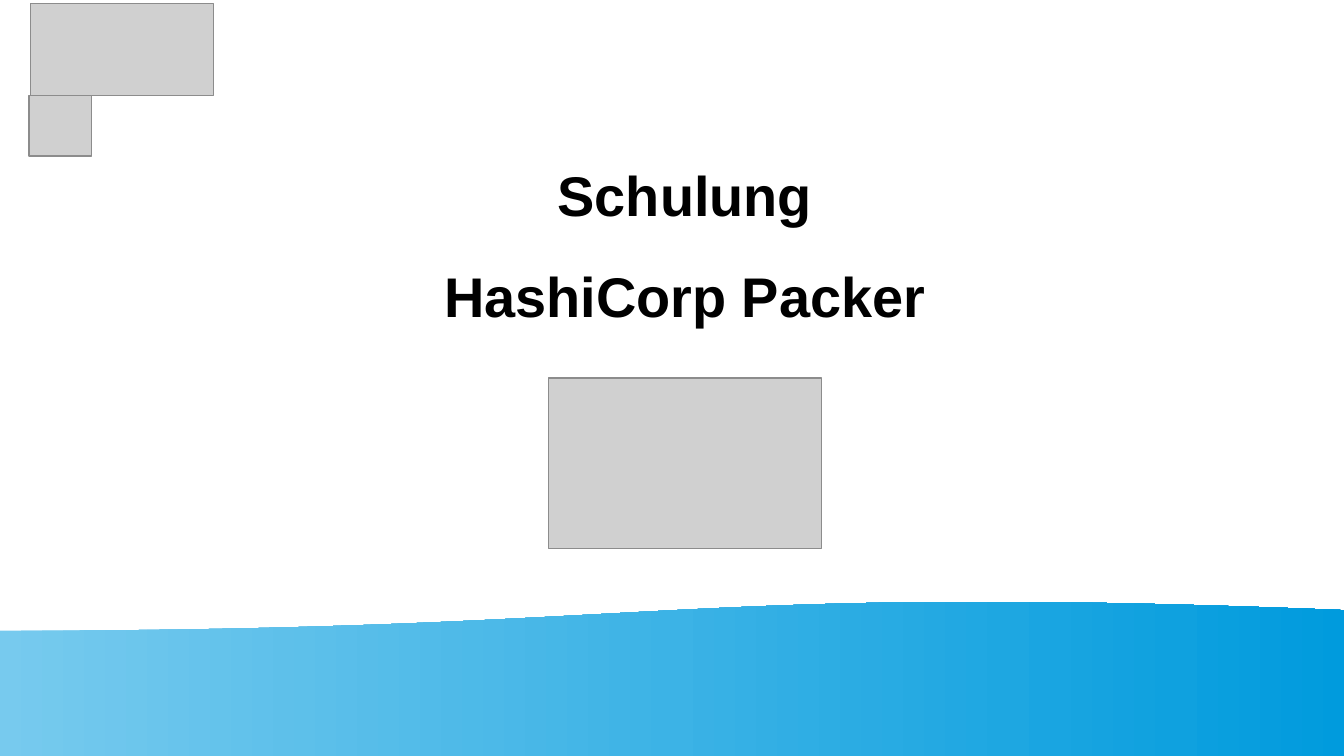
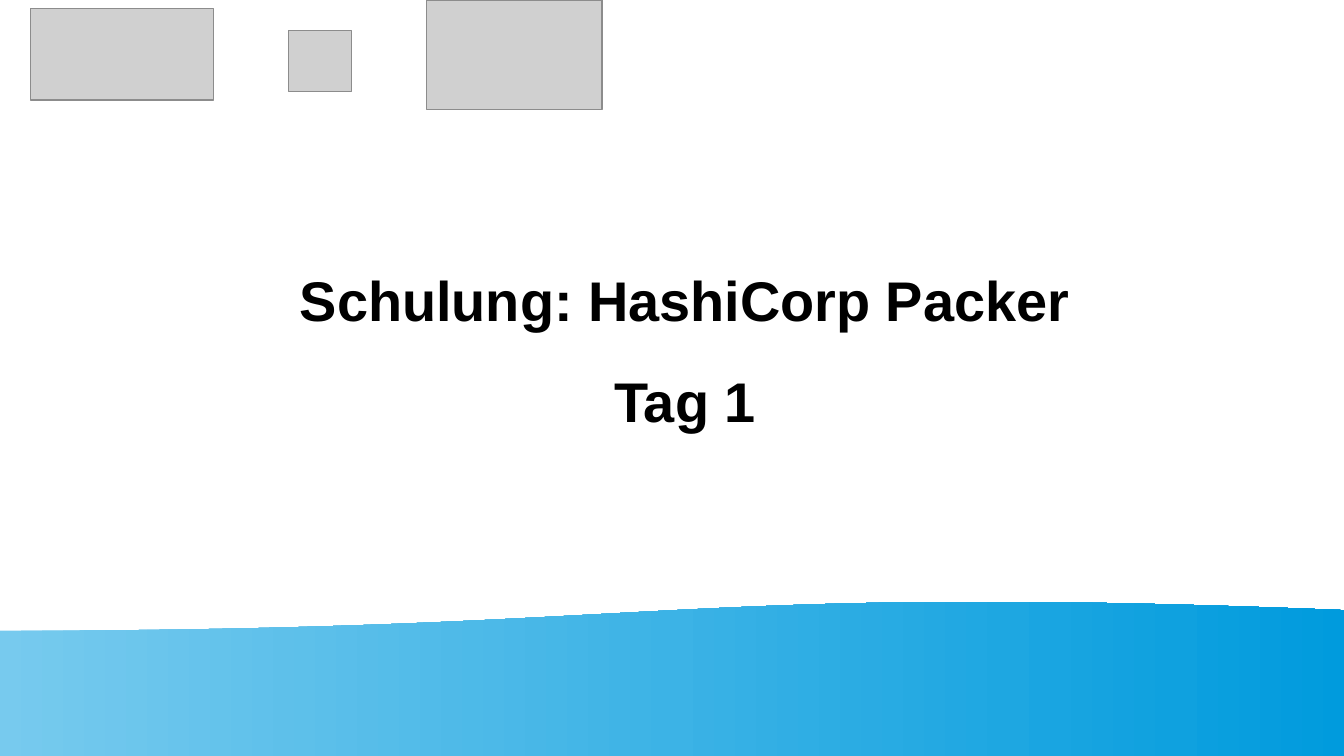
Before and after one commit to NemanjaTomic57/packer-workshop, a slide deck: slide 1 of presentation/day1.odp. Drawn at 1344x756 pixels with LibreOffice and Linux fonts; fonts in the diff are those of the drawing; grey boxes stand for pictures. Boxes give left, top, right and bottom in pixels: in the first picture for what was removed or moved away, otherwise in the second. Text is boxed around its words. In the diff, an @@ line names an element or a change of style, - is before the commit and + after.

```diff
--- a/presentation/day1.odp
+++ b/presentation/day1.odp
@@ picture: place and size @@
-picture at <box>30,4,213,95</box>
+picture at <box>30,9,213,100</box>
@@ picture: place and size @@
-picture at <box>549,378,822,549</box>
+picture at <box>427,0,602,110</box>
@@ picture: place and size @@
-picture at <box>29,95,91,156</box>
+picture at <box>289,30,351,91</box>
@@ title at <box>300,280,1069,432</box>: text changed @@
-Schulung
-HashiCorp Packer
+Schulung: HashiCorp Packer
+Tag 1
```
Also in this commit, not shown: 1 other slide changed, 2 slides added, 35 other files.
